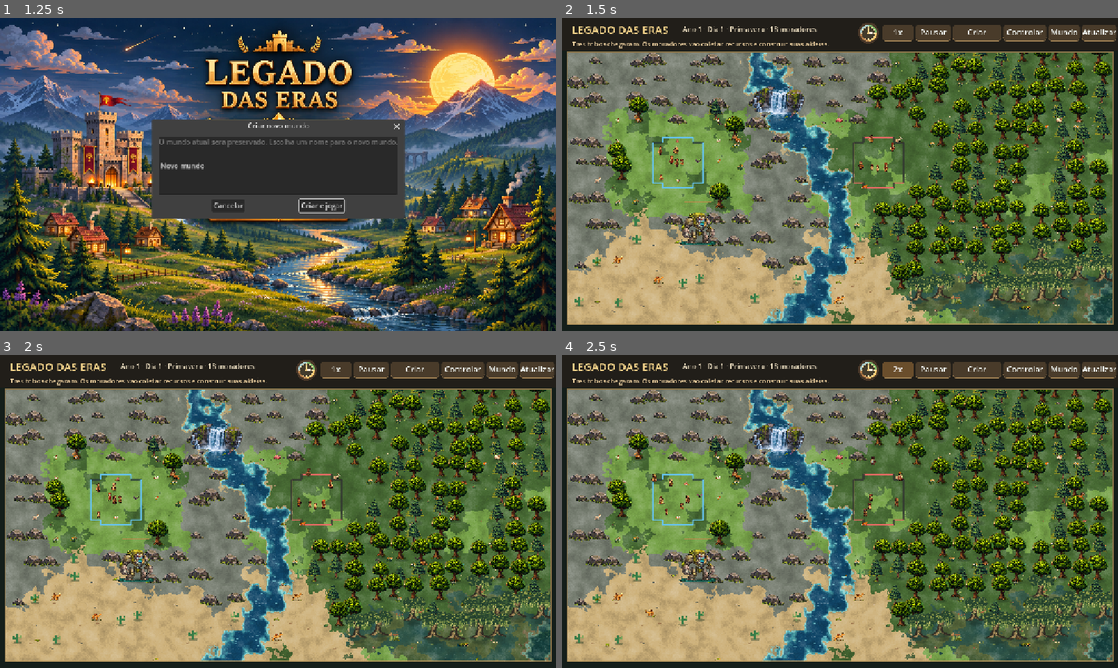
Above: before the commit, frames 1-4 (two rows, left to right).
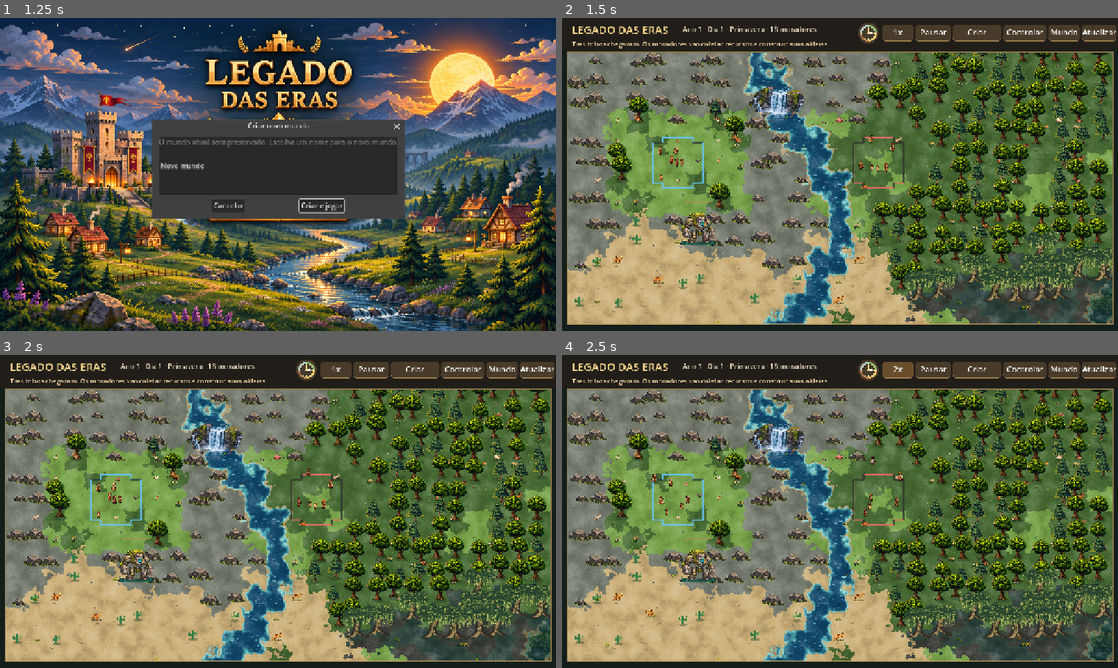
Above: after the commit, the same moments.

Repository: contateste123455667788994321-max/legados-das-eras
Game: Godot game, scene res://scenes/Main.tscn
Same seed, same stepped clock (60 frames per second), same inputs: the game is played once before the commit and once after it.
Inputs:
- Up to frame 1 (1.25 s): click "Carregar mundo" at 0.5 s
- Up to frame 2 (1.5 s): click "Criar e jogar" at 1.25 s
- Up to frame 3 (2 s): no input
- Up to frame 4 (2.5 s): click "1x" at 2 s

Frame 1 is identical in both runs. In frame 2, 4.0% of the frame differs, in the area x 61-99%, y 68-98%; in frame 3, 4.0%; in frame 4, 4.0%.

Commit message:
Reconstroi paleta do brejo, remove decoracao miuda e amplia arvores e reflexos

Diff:
--- a/scripts/main.gd
+++ b/scripts/main.gd
@@ -370,14 +370,13 @@
 			var wetland:bool=str(world.tiles[y0][x0])=="swamp" or str(world.tiles[y0][x1])=="swamp" or str(world.tiles[y1][x0])=="swamp" or str(world.tiles[y1][x1])=="swamp"
 			var wet:float=noise.get_noise_2d(px*0.48+803,py*0.48+301)
 			if col==Color("#536e47"):
-				col=Color("#455b36").lerp(Color("#797c45"),clampf(wet+0.45,0.0,1.0))
-				if wet>0.04: col=Color("#3c5d48").lerp(Color("#244e49"),clampf(wet*1.7,0.0,1.0))
-				if wet>0.26 and grain>0.9 and py%4==0: col=col.lightened(0.15)
+				col=Color("#393b38").lerp(Color("#525142"),clampf(wet+0.45,0.0,1.0))
+				if wet>0.04: col=Color("#3c5145").lerp(Color("#263c3c"),clampf(wet*1.7,0.0,1.0))
 			if water > 0.46:
 				var depth:float=smoothstep(0.54,0.98,water)
-				col = Color("#648c72").lerp(Color("#143d3b"),depth) if wetland else Color("#58b8bc").lerp(Color("#104567"),depth)
+				col = Color("#426858").lerp(Color("#102d2b"),depth) if wetland else Color("#58b8bc").lerp(Color("#104567"),depth)
 				col=col.lerp(Color("#26778f") if not wetland else Color("#3d7660"),clampf((grain-0.35)*0.13,0.0,0.10))
-				if water < 0.60: col = Color("#769d86") if wetland else Color("#8dd1cd")
+				if water < 0.60: col = Color("#597768") if wetland else Color("#8dd1cd")
 				elif grain > 0.89 and py % 5 == 0: col = col.lightened(0.20)
 			elif water > 0.28:
 				col = Color("#706342") if wetland else (Color("#b8cfd4") if season==3 else Color("#b6a274"))
@@ -423,9 +422,9 @@
 					draw_rect(Rect2(q+Vector2(ss,ss),Vector2(ss,ss)),Color("#91a94e"))
 					if k%7==0: draw_rect(Rect2(q-Vector2(0,ss),Vector2(ss,ss)),Color("#ead0a5"))
 			elif kind == "swamp":
-				_draw_ground_details(kind,pos,side,seed)
-				if seed%3==0: _draw_landscape_object("swamp_reeds",pos,side*(0.44+float(seed%5)*0.07))
-				elif seed%7==0: _draw_landscape_object("swamp_flowers",pos,side*0.55)
+				# Brejo limpo: apenas juncos grandes nas margens, sem folhinhas soltas.
+				if seed%9==0 and world.water_depth(Vector2(x,y)+Vector2(0.45,0.0))>0.0:
+					_draw_landscape_object("swamp_reeds",pos,side*0.82)
 				if seed%13==0: _draw_mosquitoes(pos,seed,side)
 			elif kind == "mountain":
 				if seed%3!=0: _draw_landscape_object("rock", pos, side*(0.7+float(seed%5)*0.14))
@@ -438,7 +437,7 @@
 	for tree in world.trees.values():
 		var p: Vector2 = _world_to_screen(Vector2(float(tree["x"])+0.5+float(tree["ox"]),float(tree["y"])+0.5+float(tree["oy"])))
 		if not MAP_AREA.grow(-side*0.3).has_point(p): continue
-		var s: float = side*(1.43 if world.swamp_at(Vector2(float(tree["x"]),float(tree["y"]))) else 1.22)*world.tree_scale(tree)
+		var s: float = side*(1.78 if world.swamp_at(Vector2(float(tree["x"]),float(tree["y"]))) else 1.22)*world.tree_scale(tree)
 		var tree_key:String=_natural_tree_key(tree)
 		var state: String = str(tree["state"])
 		if state == "stump":
@@ -804,7 +803,7 @@
 
 # Reflexos espelhados dos sprites existentes, recortados pela agua.
 # Somente objetos visiveis e celulas de agua proximas geram comandos de desenho.
-func _reflect_sprite(texture:Texture2D,source:Rect2,base:Vector2,size:Vector2,opacity:float=0.38) -> void:
+func _reflect_sprite(texture:Texture2D,source:Rect2,base:Vector2,size:Vector2,opacity:float=0.62) -> void:
 	if texture==null or not MAP_AREA.grow(size.y).has_point(base): return
 	var extent:=Rect2(base-Vector2(size.x*0.5,0),size)
 	var a:Vector2=_screen_to_world(extent.position)
@@ -837,7 +836,7 @@
 				if sample_w>0.001:
 					part.size.x=sample_w*size.x
 					var uv:=Rect2(source.position+Vector2(sample_x,1.0-(top+h-extent.position.y)/size.y)*source.size,Vector2(sample_w,h/size.y)*source.size)
-					var tint:=Color(0.64,0.82,0.77,opacity*(1.0-progress*0.80))
+					var tint:=Color(0.77,0.91,0.84,opacity*(1.0-progress*0.58))
 					draw_set_transform(Vector2(0,part.position.y+part.end.y),0,Vector2(1,-1))
 					draw_texture_rect_region(texture,part,uv,tint)
 					draw_set_transform(Vector2.ZERO)
